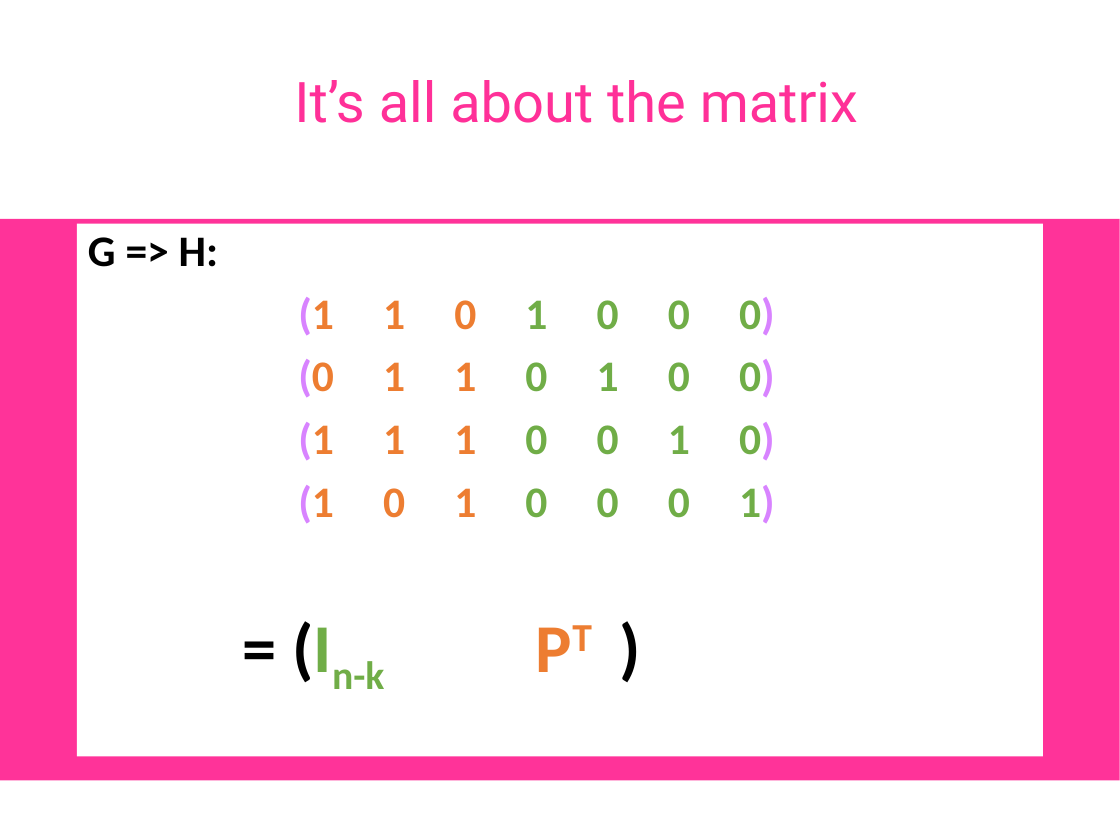
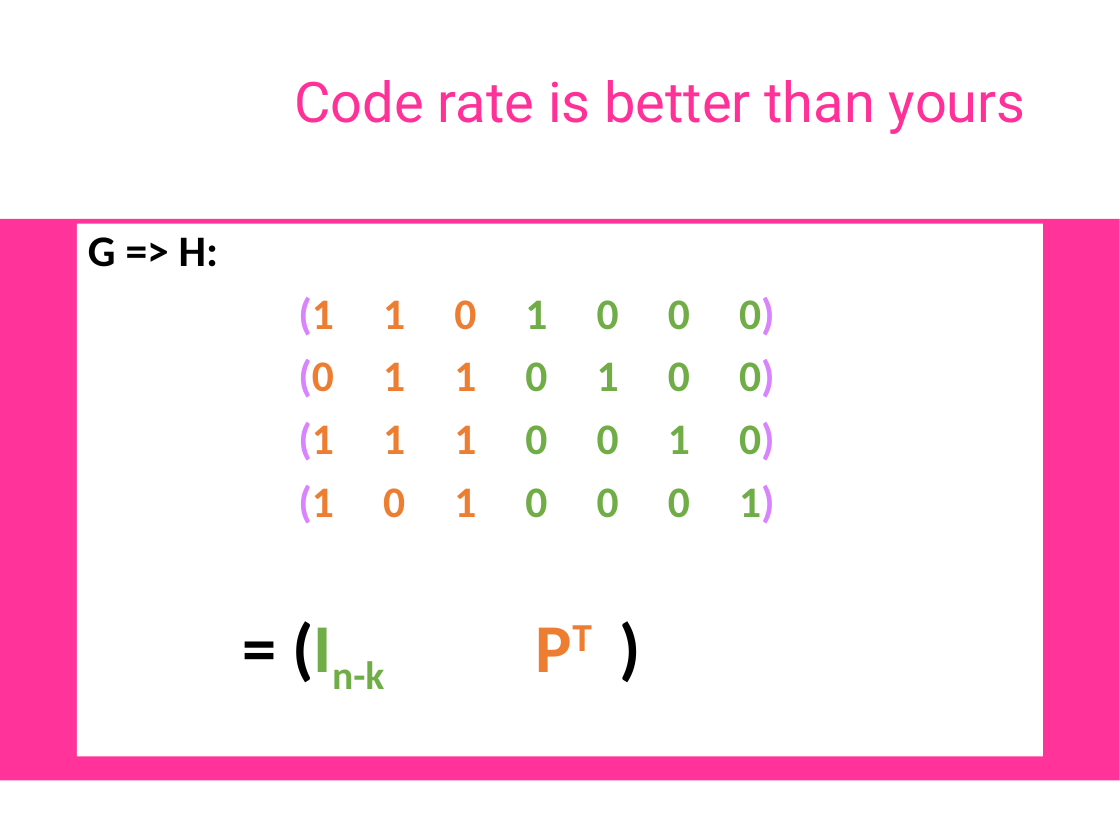
Before and after one commit to OpenResearchInstitute/documents, a slide deck: slide 20 of Papers_Articles_Presentations/Slide_Presentations/2018TAPR_DCC_LDPC_for_normal_people.ppt. Drawn at 1120x840 pixels with LibreOffice and Linux fonts; fonts in the diff are those of the drawing; background and template pictures are left out. Boxes give left, top, right and bottom in pixels: in the first picture for what was removed or moved away, otherwise in the second. Text is boxed around its words. In the diff, an @@ line names an element or a change of style, - is before the commit and + after.

```diff
--- a/Papers_Articles_Presentations/Slide_Presentations/2018TAPR_DCC_LDPC_for_normal_people.ppt
+++ b/Papers_Articles_Presentations/Slide_Presentations/2018TAPR_DCC_LDPC_for_normal_people.ppt
@@ title at (294,80,1026,134): text changed @@
-It’s all about the matrix
+Code rate is better than yours
```
Also in this commit, not shown: 14 other slides changed, 1 slide added.
